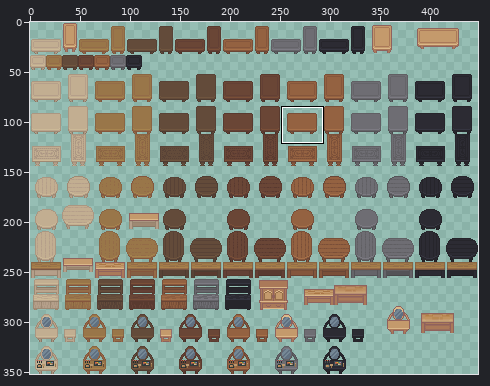
File history of a sprite sheet, assets/images/Interior/furniture/tables.png. The picture above shows the old version from afar; the outline marks the close-up.
Close-up. First the earlier version:
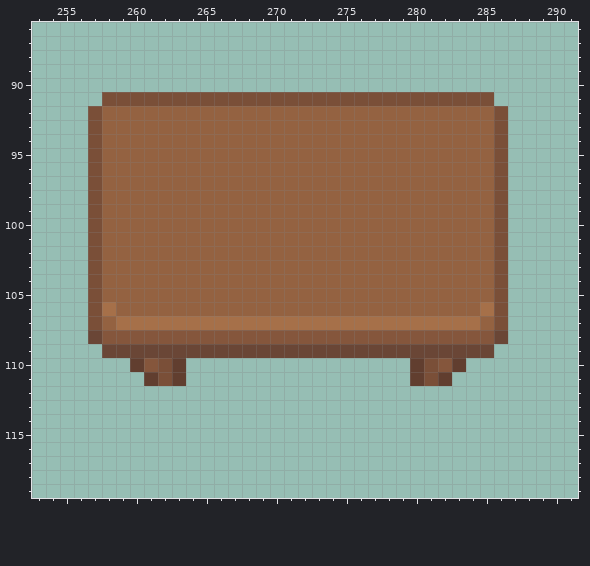
The file is 448x352 pixels. Colours within 5 levels of each other are drawn and written as one. Shown: x 253..291, y 86..119.
After the commit:
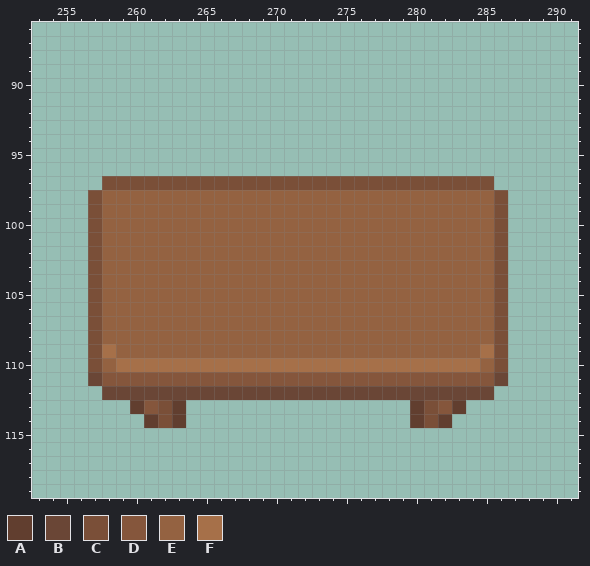
Palette (. is transparent): A #613e2f  B #6a4636  C #7a4f38  D #85563c  E #946241  F #a67049
Difference:
There is now colour A in row 113 at x 260, 263, 280 and 283; in row 114 at x 261, 263, 280 and 282.
There is now colour B in row 111 at x 257 and 286; in row 112 at x 258 to 285.
There is now colour C in rows 109 to 110 at x 257 and 286; in rows 113 to 114 at x 262 and 281.
The edit turns colour B into colour C in row 108 at x 257 and 286.
The edit turns colour E into colour C in row 97 at x 258 to 285.
There is now colour D in row 111 at x 258 to 260, 264 to 279 and 283 to 285; in row 113 at x 261 and 282.
The edit turns colour A into colour D in row 111 at x 261, 263, 280 and 282.
The edit turns colour C into colour D in row 111 at x 262 and 281.
There is now colour E in row 110 at x 258 and 285.
The edit turns colour B into colour E in row 109 at x 259 to 284.
The edit turns colour D into colour E in row 108 at x 258 to 285.
The edit turns colour F into colour E in row 106 at x 258 and 285; in row 107 at x 259 to 284.
There is now colour F in row 110 at x 259, 264 to 279 and 284.
The edit turns colour A into colour F in row 110 at x 260, 263, 280 and 283.
The edit turns colour B into colour F in row 109 at x 258 and 285.
The edit turns colour C into colour F in row 110 at x 262 and 281.
The edit turns colour D into colour F in row 110 at x 261 and 282.
Colour C is gone in row 91 at x 258 to 285; in rows 92 to 97 at x 257 and 286.
Colour E is gone in rows 92 to 96 at x 258 to 285.
Pixel boxes of the changes (left, top, right, bottom) in both close-ups:
changed: (88, 92, 508, 190)
changed: (88, 302, 508, 428)
